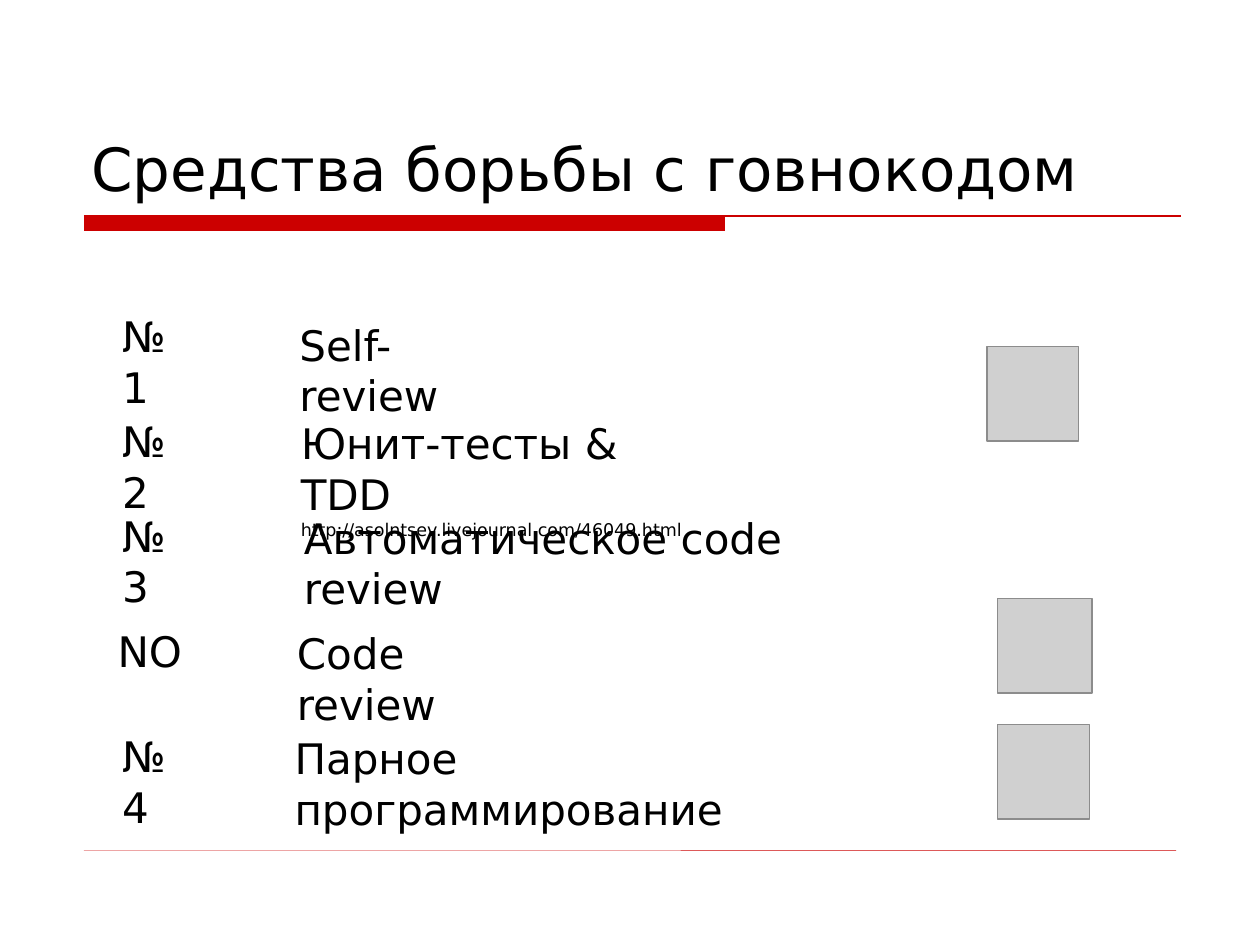
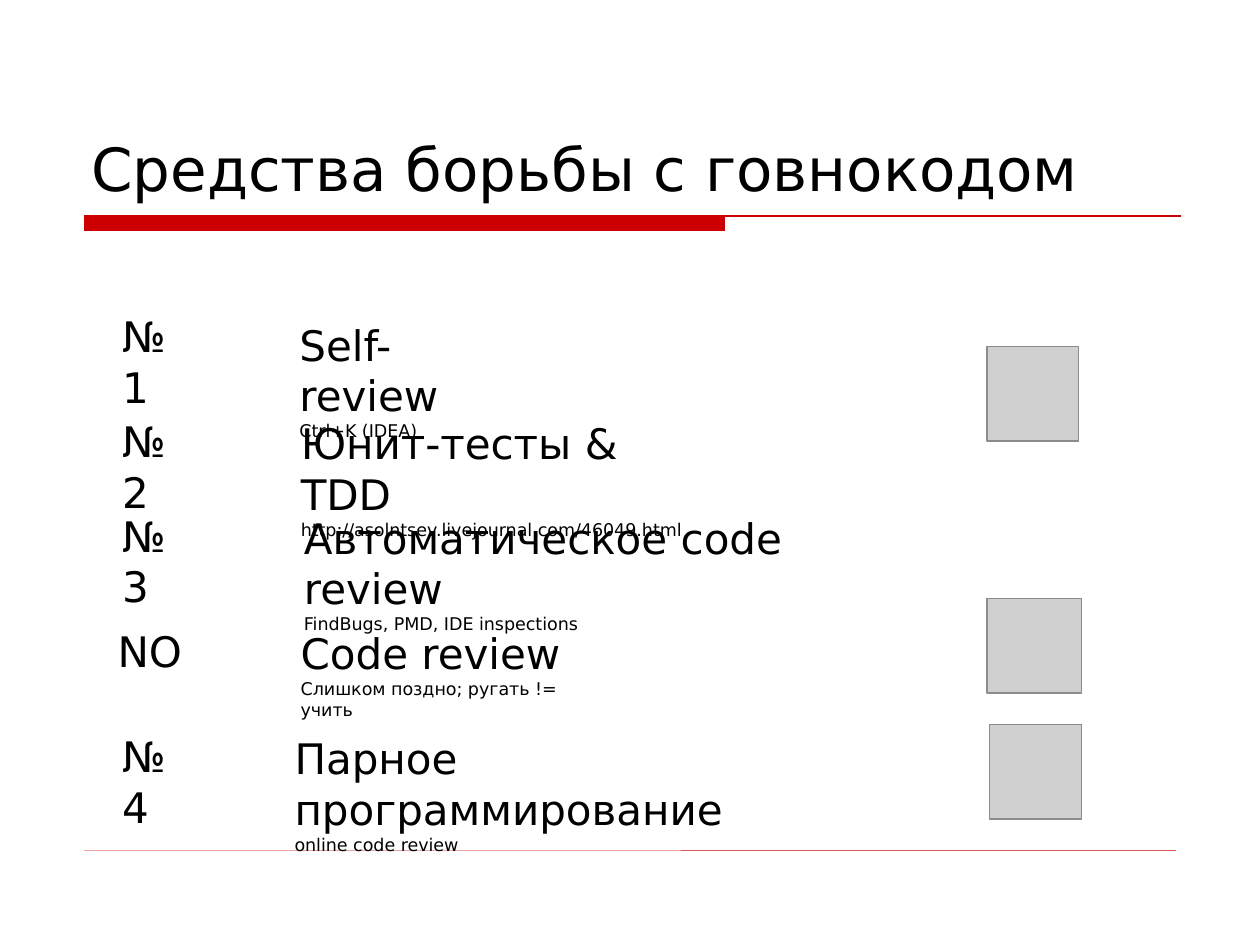
Before and after one commit to asolntsev/presentations, a slide deck: slide 31 of wtf-code/WTF_code.jug-lv.ru.ppt. Drawn at 1260x945 pixels with LibreOffice and Linux fonts; fonts in the diff are those of the drawing; grey boxes stand for pictures; background and template pictures are left out. Boxes give left, top, right and bottom in pixels: in the first picture for what was removed or moved away, otherwise in the second. Text is boxed around its words. In the diff, an @@ line names an element or a change of style, - is before the commit and + after.

```diff
--- a/wtf-code/WTF_code.jug-lv.ru.ppt
+++ b/wtf-code/WTF_code.jug-lv.ru.ppt
@@ text at (299, 423, 417, 441): paragraph added @@
+Ctrl+K (IDEA)
@@ picture: place and size @@
-picture at (998, 598, 1092, 693)
+picture at (987, 598, 1081, 693)
@@ text at (304, 616, 578, 634): paragraph added @@
+FindBugs, PMD, IDE inspections
@@ text at (301, 682, 530, 720): paragraph added @@
+Слишком поздно; ругать != учить
@@ picture: place and size @@
-picture at (998, 724, 1090, 819)
+picture at (989, 724, 1081, 819)
@@ text at (295, 837, 459, 852): paragraph added @@
+online code review
```
Also in this commit, not shown: 1 slide added, 1 other file.
